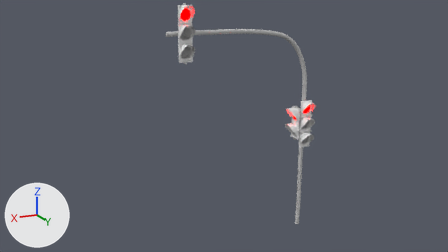
Before and after pictures for a commit that changed the Blender file Content/blender/Strassenverkehr/ampel.blend.
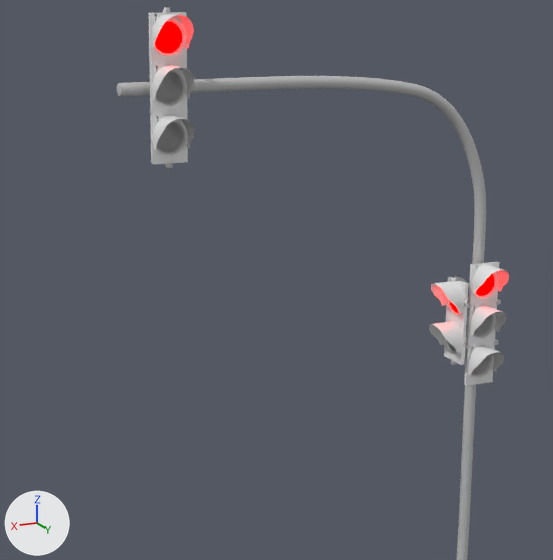
Each version is shown from the file's camera 'Camera', then close up on the part from 27% to 74% of the width and 0% to 85% of the height. The axes (+X, +Y, +Z) are drawn at lower left. The lights are the same throughout.

Names of what the first close-up shows: 'BezierCurve', 'SurfCurve.003', 'SurfCurve.006', 'SurfCurve.008', 'SurfCurve.009', 'SurfCurve.011', 'SurfCurve.012', 'SurfCurve.013', 'SurfCurve.014', 'SurfCurve.016', 'SurfCurve.017', 'SurfCurve.019', 'SurfCurve.020', 'SurfCurve.022', 'SurfCurve.023', 'SurfCurve.025', 'SurfCurve.026'.
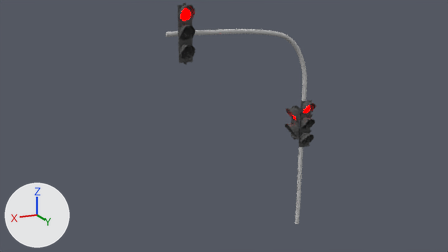
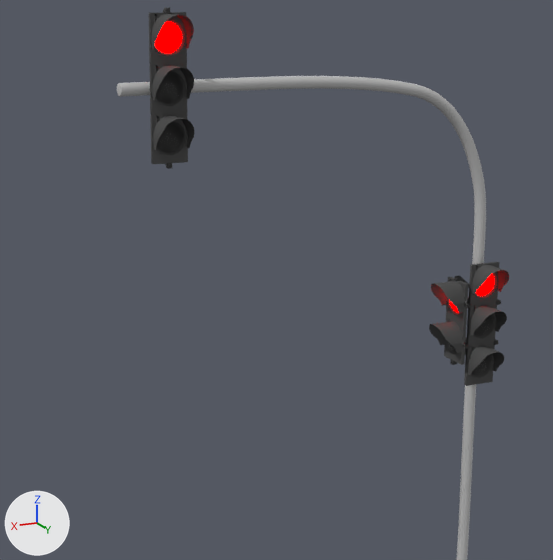
Commit message: Ampel mit und ohne Fußgängerampel korrigiert

What changed in the scene script:
```text
Change me_mesh_028:
    where me_mesh_028.from_pydata(...)  # 134 vertices, 113 faces, 1 loose edge; spans x -0.65..0.73, y -0.92..0.87, z -0.08..0.24
    add me_mesh_028.materials.append(mat_ampel_leuchten)  # dark grey #535353
Change me_mesh_027:
    where me_mesh_027.from_pydata(...)  # 864 vertices, 749 faces; spans x -0.677..0.671, y -0.532..0.673, z -0.798..0.359
    add me_mesh_027.materials.append(mat_ampel_leuchten)  # dark grey #535353
Change me_mesh_025:
    where me_mesh_025.from_pydata(...)  # 134 vertices, 113 faces, 1 loose edge; spans x -0.65..0.73, y -0.92..0.87, z -0.08..0.24
    add me_mesh_025.materials.append(mat_ampel_leuchten)  # dark grey #535353
Change me_mesh_024:
    where me_mesh_024.from_pydata(...)  # 864 vertices, 749 faces; spans x -0.677..0.671, y -0.532..0.673, z -0.798..0.359
    add me_mesh_024.materials.append(mat_ampel_leuchten)  # dark grey #535353
Change me_mesh_023:
    where me_mesh_023.from_pydata(...)  # 134 vertices, 113 faces, 1 loose edge; spans x -0.65..0.73, y -0.92..0.87, z -0.08..0.24
    add me_mesh_023.materials.append(mat_ampel_leuchten)  # dark grey #535353
Change me_mesh_022:
    where me_mesh_022.from_pydata(...)  # 864 vertices, 749 faces; spans x -0.677..0.671, y -0.532..0.673, z -0.798..0.359
    add me_mesh_022.materials.append(mat_ampel_leuchten)  # dark grey #535353
Change me_mesh_020:
    where me_mesh_020.from_pydata(...)  # 134 vertices, 113 faces, 1 loose edge; spans x -0.65..0.73, y -0.92..0.87, z -0.08..0.24
    add me_mesh_020.materials.append(mat_ampel_leuchten)  # dark grey #535353
Change me_mesh_019:
    where me_mesh_019.from_pydata(...)  # 864 vertices, 749 faces; spans x -0.677..0.671, y -0.532..0.673, z -0.798..0.359
    add me_mesh_019.materials.append(mat_ampel_leuchten)  # dark grey #535353
Change me_mesh_017:
    where me_mesh_017.from_pydata(...)  # 134 vertices, 113 faces, 1 loose edge; spans x -0.65..0.73, y -0.92..0.87, z -0.08..0.24
    add me_mesh_017.materials.append(mat_ampel_leuchten)  # dark grey #535353
Change me_mesh_016:
    where me_mesh_016.from_pydata(...)  # 864 vertices, 749 faces; spans x -0.677..0.671, y -0.532..0.673, z -0.798..0.359
    add me_mesh_016.materials.append(mat_ampel_leuchten)  # dark grey #535353
Change me_mesh_015:
    where me_mesh_015.from_pydata(...)  # 134 vertices, 113 faces, 1 loose edge; spans x -0.65..0.73, y -0.92..0.87, z -0.08..0.24
    add me_mesh_015.materials.append(mat_ampel_leuchten)  # dark grey #535353
Change me_mesh_014:
    where me_mesh_014.from_pydata(...)  # 864 vertices, 749 faces; spans x -0.677..0.671, y -0.532..0.673, z -0.798..0.359
    add me_mesh_014.materials.append(mat_ampel_leuchten)  # dark grey #535353
Change me_mesh_012:
    where me_mesh_012.from_pydata(...)  # 134 vertices, 113 faces, 1 loose edge; spans x -0.65..0.73, y -0.92..0.87, z -0.08..0.24
    add me_mesh_012.materials.append(mat_ampel_leuchten)  # dark grey #535353
Change me_mesh_011:
    where me_mesh_011.from_pydata(...)  # 864 vertices, 749 faces; spans x -0.677..0.671, y -0.532..0.673, z -0.798..0.359
    add me_mesh_011.materials.append(mat_ampel_leuchten)  # dark grey #535353
Change me_mesh_009:
    where me_mesh_009.from_pydata(...)  # 134 vertices, 113 faces, 1 loose edge; spans x -0.65..0.73, y -0.92..0.87, z -0.08..0.24
    add me_mesh_009.materials.append(mat_ampel_leuchten)  # dark grey #535353
Change me_mesh_008:
    where me_mesh_008.from_pydata(...)  # 864 vertices, 749 faces; spans x -0.677..0.671, y -0.532..0.673, z -0.798..0.359
    add me_mesh_008.materials.append(mat_ampel_leuchten)  # dark grey #535353
```

Changed parts and their boxes (x1, y1, x2, y2) in the close-ups (553 x 560 px):
'SurfCurve.014', recoloured: (149, 12, 187, 64) in both
'SurfCurve.017', recoloured: (150, 63, 187, 115) in both
'SurfCurve.020', recoloured: (150, 113, 188, 164) in both
'SurfCurve.022', recoloured: (431, 281, 465, 313) in both
'SurfCurve.025', recoloured (white to grey): (429, 321, 463, 353) in both
'SurfCurve.006', recoloured: (468, 262, 500, 306) in both
'SurfCurve.009', recoloured: (466, 303, 497, 346) in both
'SurfCurve.003', recoloured: (472, 265, 509, 295) in both
'SurfCurve.008', recoloured (white to grey): (470, 305, 507, 335) in both
'SurfCurve.012', recoloured: (464, 343, 495, 386) in both
'SurfCurve.011', recoloured (white to grey): (467, 345, 504, 375) in both
'SurfCurve.013', recoloured: (151, 14, 194, 49) in both
'SurfCurve.016', recoloured (white to grey): (152, 65, 194, 100) in both
'SurfCurve.019', recoloured (white to grey): (153, 115, 194, 150) in both
'SurfCurve.023', recoloured: (446, 277, 468, 325) in both
'SurfCurve.026', recoloured: (444, 317, 466, 365) in both
